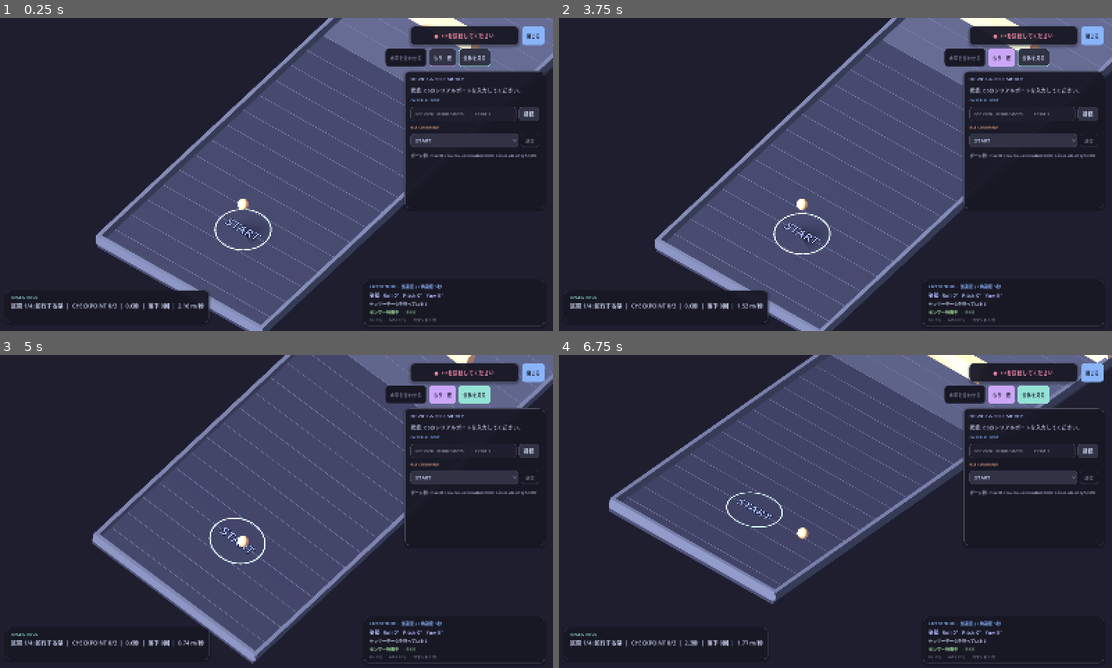
Above: before the commit, frames 1-4 (two rows, left to right).
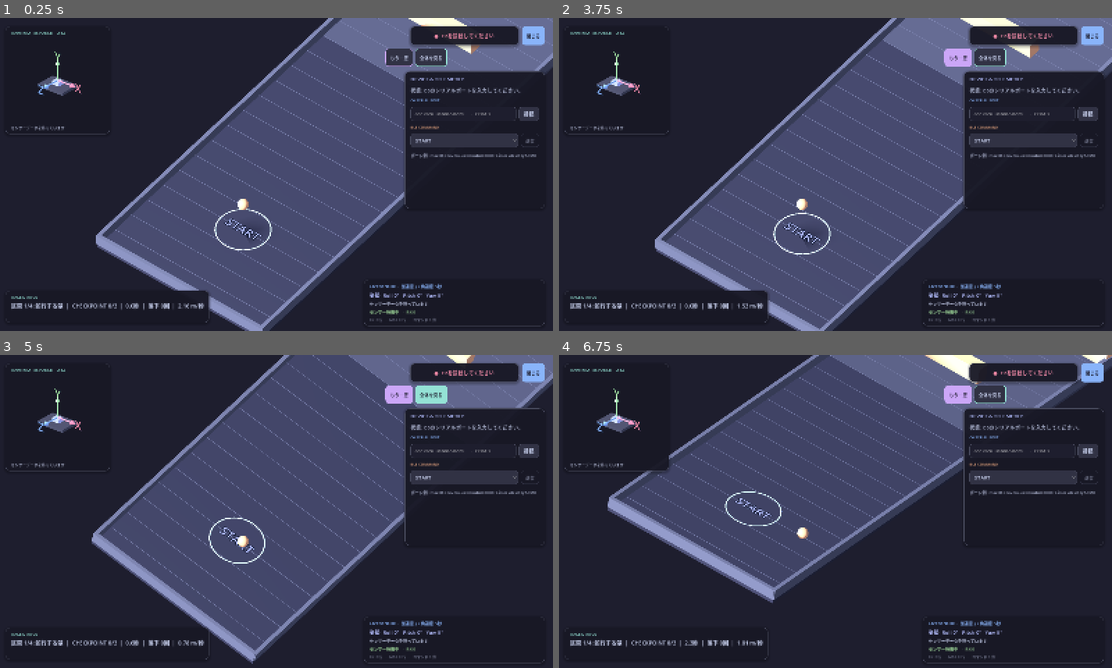
Above: after the commit, the same moments.

Repository: dreaminbb/kosen-fes-2026-gyro-sensor-demo
Game: Godot game, scene res://scenes/ble_monitor.tscn
Same seed, same stepped clock (60 frames per second), same inputs: the game is played once before the commit and once after it.
Inputs:
- Up to frame 1 (0.25 s): no input
- Up to frame 2 (3.75 s): click "START" at 0.5 s; click "START" at 1.25 s; click "閉じる" at 2 s; click "接続設定" at 2.75 s; click "もう一度" at 3.5 s
- Up to frame 3 (5 s): hold Right from 4.28 s (still down)
- Up to frame 4 (6.75 s): release Right at 5.03 s; hold Down 5.03-5.78 s; hold Right 5.78-6.53 s; hold Up from 6.53 s (still down)

The runs differ from the first frame. In frame 1, 1.3% of the frame differs, in the area x 1-89%, y 4-37%; in frame 2, 1.4%; in frame 3, 2.1%; in frame 4, 3.9%, in the area x 1-100%, y 0-93%.

Commit message:
速度チューニング

Diff:
--- a/高専祭玉転がし/scripts/ball_platform.gd
+++ b/高専祭玉転がし/scripts/ball_platform.gd
@@ -9,8 +9,8 @@
 const BALL_DROP_HEIGHT := 1.8
 const FALL_HEIGHT := -3.0
 const MAX_TILT_DEGREES := 18.0
-# 時定数約21 ms。50 Hz・係数16/秒だった台の追従遅れを短縮する。
-const ROTATION_SMOOTHING_RATE := 20.0
+# 時定数25 ms。100 Hzのセンサー入力に合わせて応答遅れを抑える。
+const ROTATION_SMOOTHING_RATE := 40.0
 const START_POSITION := Vector3(0.0, 0.0, 24.0)
 const GOAL_POSITION := Vector3(0.0, 0.0, -26.0)
 const CHECKPOINTS := [
--- a/高専祭玉転がし/scripts/ble_monitor.gd
+++ b/高専祭玉転がし/scripts/ble_monitor.gd
@@ -10,6 +10,7 @@
 const SERIAL_READ_CHUNK_BYTES := 8192
 const MAX_SERIAL_READ_BYTES_PER_POLL := 65536
 const SENSOR_STALE_USEC := 250000
+const SENSOR_ORIENTATION_SMOOTHING_RATE := 40.0
 const MOCHA_BASE := Color("#1e1e2e")
 const MOCHA_MANTLE := Color("#181825")
 const MOCHA_SURFACE_0 := Color("#313244")
@@ -41,11 +42,11 @@
 var last_sensor_timestamp := -1
 var integrated_yaw := 0.0
 var sensor_angular_velocity := Vector3.ZERO
-var neutral_roll := 0.0
-var neutral_pitch := 0.0
 var current_sensor_roll := 0.0
 var current_sensor_pitch := 0.0
-var tilt_calibrated := false
+var sensor_orientation_target := Quaternion.IDENTITY
+var sensor_orientation_model: Node3D
+var sensor_orientation_status_label: Label
 var sensor_pose_available := false
 var ball_status_elapsed := 0.0
 var latest_sensor_fields := PackedStringArray()
@@ -64,7 +65,6 @@
 var log_output: RichTextLabel
 var ball_game: BallPlatform
 var ball_status_label: Label
-var calibrate_button: Button
 var connection_panel: PanelContainer
 var connection_panel_button: Button
 var connection_status_label: Label
@@ -92,11 +92,18 @@
 	var focus := get_viewport().gui_get_focus_owner()
 	ball_game.keyboard_enabled = not sensor_fresh and not (focus is LineEdit)
 	ball_game.set_sensor_angular_velocity(sensor_angular_velocity if sensor_fresh else Vector3.ZERO)
+	if is_instance_valid(sensor_orientation_status_label):
+		sensor_orientation_status_label.text = "● RAW SENSOR" if sensor_fresh else "センサーデータを待っています"
 	if not sensor_fresh and focus is LineEdit:
 		ball_game.set_target_tilt(0.0, 0.0)
 
 
 func _process(delta: float) -> void:
+	if is_instance_valid(sensor_orientation_model):
+		var target_orientation := sensor_orientation_target if sensor_pose_available else Quaternion.IDENTITY
+		sensor_orientation_model.quaternion = sensor_orientation_model.quaternion.slerp(
+			target_orientation, 1.0 - exp(-SENSOR_ORIENTATION_SMOOTHING_RATE * delta)
+		)
 	ball_status_elapsed += delta
 	if ball_status_elapsed >= 0.1 and is_instance_valid(ball_game):
 		ball_status_elapsed = 0.0
@@ -127,6 +134,7 @@
 	overlay.set_anchors_and_offsets_preset(Control.PRESET_FULL_RECT)
 	overlay.mouse_filter = Control.MOUSE_FILTER_IGNORE
 	add_child(overlay)
+	_create_sensor_orientation_card(overlay)
 
 	var top_right := HBoxContainer.new()
 	top_right.add_theme_constant_override("separation", 10)
@@ -158,12 +166,6 @@
 	game_controls.position = Vector2(-482, 88)
 	game_controls.size = Vector2(458, 52)
 	overlay.add_child(game_controls)
-	calibrate_button = Button.new()
-	calibrate_button.text = "水平を合わせる"
-	calibrate_button.disabled = true
-	calibrate_button.pressed.connect(_calibrate_platform)
-	_style_game_button(calibrate_button, MOCHA_BLUE)
-	game_controls.add_child(calibrate_button)
 	var reset_ball_button := Button.new()
 	reset_ball_button.text = "もう一度"
 	reset_ball_button.pressed.connect(func() -> void: ball_game.reset_ball())
@@ -605,7 +607,7 @@
 		connection_status_label.text = "●  BLE再接続中"
 		connection_status_label.add_theme_color_override("font_color", MOCHA_YELLOW)
 		_set_status("MG24とのBLE切断。C6が再接続しています…")
-		_clear_platform_calibration()
+		_clear_sensor_state()
 	elif line.begins_with("ERROR,") or line.begins_with("WARNING,"):
 		_log("C6: " + line)
 
@@ -641,7 +643,7 @@
 		discarding_serial_line = false
 		last_sensor_timestamp = -1
 		integrated_yaw = 0.0
-		_clear_platform_calibration()
+		_clear_sensor_state()
 		_set_status("C6のシリアルポート未接続")
 		_toggle_connection_panel(true)
 		connection_panel_button.set_pressed_no_signal(true)
@@ -665,7 +667,7 @@
 		if response == "RESET":
 			last_sensor_timestamp = -1
 			integrated_yaw = 0.0
-			_clear_platform_calibration()
+			_clear_sensor_state()
 			ball_game.reset_ball()
 		_log("MG24からの応答: %s" % response)
 		messages_received += 1
@@ -703,7 +705,7 @@
 
 
 func _update_model_from_sensor(fields: PackedStringArray) -> void:
-	var sensor_time := fields[1].to_int()
+	var sensor_time_us := fields[1].to_int()
 	var accel_x := fields[2].to_float()
 	var accel_y := fields[3].to_float()
 	var accel_z := fields[4].to_float()
@@ -716,30 +718,30 @@
 
 	var roll := atan2(accel_y, accel_z)
 	var pitch := atan2(-accel_x, sqrt(accel_y * accel_y + accel_z * accel_z))
-	var elapsed_ms := 0
+	var elapsed_us := 0
 	if last_sensor_timestamp >= 0:
-		elapsed_ms = (sensor_time - last_sensor_timestamp + 4294967296) % 4294967296
+		elapsed_us = (sensor_time_us - last_sensor_timestamp + 4294967296) % 4294967296
 	else:
-		# 初回は送信側が報告した1周期（現在10 ms）だけ角速度を積分する。
-		elapsed_ms = sensor_time
-	if elapsed_ms > 0 and elapsed_ms <= 1000:
-		integrated_yaw += deg_to_rad(gyro_z) * float(elapsed_ms) / 1000.0
-		# 9/10/11 msの時刻丸めでHz表示がちらつかないよう、表示用の周期だけ平滑化する。
-		sensor_period_ms = float(elapsed_ms) if sensor_period_ms <= 0.0 else lerpf(sensor_period_ms, float(elapsed_ms), 0.05)
-	last_sensor_timestamp = sensor_time
+		# 初回は送信側が報告した1周期（現在2 ms）だけ角速度を積分する。
+		elapsed_us = sensor_time_us
+	if elapsed_us > 0 and elapsed_us <= 1000000:
+		integrated_yaw += deg_to_rad(gyro_z) * float(elapsed_us) / 1000000.0
+		var elapsed_ms := float(elapsed_us) / 1000.0
+		# 表示周期のちらつきだけ抑え、500 Hz付近の実受信周期を表示する。
+		sensor_period_ms = elapsed_ms if sensor_period_ms <= 0.0 else lerpf(sensor_period_ms, elapsed_ms, 0.05)
+	last_sensor_timestamp = sensor_time_us
 	last_sensor_receive_usec = Time.get_ticks_usec()
 
 	current_sensor_roll = roll
 	current_sensor_pitch = pitch
+	# 表示用モデルには水平校正をかける前の生Roll/Pitchとジャイロ積算Yawを使う。
+	sensor_orientation_target = Basis.from_euler(
+		Vector3(pitch, integrated_yaw, roll)
+	).get_rotation_quaternion()
 	sensor_angular_velocity = Vector3(deg_to_rad(gyro_x), deg_to_rad(gyro_y), deg_to_rad(gyro_z))
 	sensor_pose_available = true
-	calibrate_button.disabled = false
-	if not tilt_calibrated:
-		_calibrate_platform()
-	# 現在の取り付け姿勢を水平の基準にし、境界±PIをまたぐ傾きも連続に扱う。
-	ball_game.set_target_tilt(
-		wrapf(pitch - neutral_pitch, -PI, PI), wrapf(roll - neutral_roll, -PI, PI)
-	)
+	# 水平校正なしで、センサーが示す現在のPitch/Rollをそのまま台へ反映する。
+	ball_game.set_target_tilt(pitch, roll)
 
 
 func _refresh_sensor_labels() -> void:
@@ -755,27 +757,157 @@
 	]
 
 
-func _calibrate_platform() -> void:
-	if not sensor_pose_available:
-		return
-	neutral_roll = current_sensor_roll
-	neutral_pitch = current_sensor_pitch
-	tilt_calibrated = true
-	ball_game.set_target_tilt(0.0, 0.0)
-
-
-func _clear_platform_calibration() -> void:
-	tilt_calibrated = false
+func _clear_sensor_state() -> void:
 	sensor_pose_available = false
+	sensor_orientation_target = Quaternion.IDENTITY
 	sensor_angular_velocity = Vector3.ZERO
 	last_sensor_receive_usec = 0
 	sensor_period_ms = 0.0
 	latest_sensor_fields.clear()
 	telemetry_label.text = "センサーデータ: 未受信"
 	attitude_label.text = "姿勢: 次のセンサーデータを待っています"
-	calibrate_button.disabled = true
 	if is_instance_valid(ball_game):
 		ball_game.set_target_tilt(0.0, 0.0)
+
+
+func _create_sensor_orientation_card(overlay: Control) -> void:
+	var card := _make_game_panel("SensorOrientation")
+	_set_panel_rect(card, 0.0, 0.0, 0.0, 0.0, Vector4(24, 24, 324, 334))
+	card.custom_minimum_size = Vector2(300, 310)
+	card.mouse_filter = Control.MOUSE_FILTER_IGNORE
+	overlay.add_child(card)
+
+	var layout := VBoxContainer.new()
+	layout.add_theme_constant_override("separation", 5)
+	card.add_child(layout)
+	var heading := Label.new()
+	heading.text = "RAW IMU RESPONSE  ·  XYZ"
+	heading.add_theme_color_override("font_color", MOCHA_TEAL)
+	heading.add_theme_font_size_override("font_size", 12)
+	layout.add_child(heading)
+
+	var view_container := SubViewportContainer.new()
+	view_container.custom_minimum_size = Vector2(268, 220)
+	view_container.size_flags_horizontal = Control.SIZE_EXPAND_FILL
+	view_container.size_flags_vertical = Control.SIZE_EXPAND_FILL
+	view_container.stretch = true
+	view_container.mouse_filter = Control.MOUSE_FILTER_IGNORE
+	layout.add_child(view_container)
+	var viewport := SubViewport.new()
+	viewport.size = Vector2i(268, 220)
+	viewport.own_world_3d = true
+	viewport.disable_3d = false
+	viewport.transparent_bg = true
+	viewport.render_target_update_mode = SubViewport.UPDATE_ALWAYS
+	view_container.add_child(viewport)
+	_create_sensor_orientation_preview(viewport)
+
+	sensor_orientation_status_label = Label.new()
+	sensor_orientation_status_label.text = "センサーデータを待っています"
+	sensor_orientation_status_label.add_theme_color_override("font_color", MOCHA_SUBTEXT)
+	sensor_orientation_status_label.add_theme_font_size_override("font_size", 11)
+	layout.add_child(sensor_orientation_status_label)
+
+
+func _create_sensor_orientation_preview(viewport: SubViewport) -> void:
+	var world := Node3D.new()
+	viewport.add_child(world)
+
+	var environment_node := WorldEnvironment.new()
+	var environment := Environment.new()
+	environment.background_mode = Environment.BG_COLOR
+	environment.background_color = Color(MOCHA_MANTLE, 0.0)
+	environment.ambient_light_source = Environment.AMBIENT_SOURCE_COLOR
+	environment.ambient_light_color = MOCHA_TEXT
+	environment.ambient_light_energy = 0.8
+	environment_node.environment = environment
+	world.add_child(environment_node)
+
+	var camera := Camera3D.new()
+	camera.position = Vector3(2.8, 2.4, 3.4)
+	camera.projection = Camera3D.PROJECTION_ORTHOGONAL
+	camera.size = 2.45
+	camera.keep_aspect = Camera3D.KEEP_HEIGHT
+	world.add_child(camera)
+	camera.look_at(Vector3(0.0, 0.12, 0.0), Vector3.UP)
+	camera.current = true
+
+	var light := DirectionalLight3D.new()
+	light.rotation_degrees = Vector3(-38.0, -28.0, 0.0)
+	light.light_energy = 1.4
+	world.add_child(light)
+
+	sensor_orientation_model = Node3D.new()
+	sensor_orientation_model.name = "RawSensorOrientation"
+	world.add_child(sensor_orientation_model)
+
+	var board := MeshInstance3D.new()
+	var board_mesh := BoxMesh.new()
+	board_mesh.size = Vector3(0.92, 0.09, 0.68)
+	board.mesh = board_mesh
+	board.position = Vector3(0.0, -0.055, 0.0)
+	board.material_override = _make_orientation_material(MOCHA_SURFACE_1)
+	sensor_orientation_model.add_child(board)
+
+	var sensor_chip := MeshInstance3D.new()
+	var chip_mesh := BoxMesh.new()
+	chip_mesh.size = Vector3(0.24, 0.12, 0.2)
+	sensor_chip.mesh = chip_mesh
+	sensor_chip.position = Vector3(0.0, 0.05, 0.0)
+	sensor_chip.material_override = _make_orientation_material(MOCHA_LAVENDER)
+	sensor_orientation_model.add_child(sensor_chip)
+
+	_add_sensor_axis(sensor_orientation_model, Vector3.RIGHT, "X", MOCHA_RED)
+	_add_sensor_axis(sensor_orientation_model, Vector3.UP, "Y", MOCHA_GREEN)
+	_add_sensor_axis(sensor_orientation_model, Vector3.BACK, "Z", MOCHA_BLUE)
+
+
+func _add_sensor_axis(parent: Node3D, axis: Vector3, axis_name: String, color: Color) -> void:
+	var axis_origin := Vector3(0.0, 0.12, 0.0)
+	var axis_rotation := Quaternion(Vector3.UP, axis)
+	var axis_material := _make_orientation_material(color)
+
+	var shaft := MeshInstance3D.new()
+	var shaft_mesh := CylinderMesh.new()
+	shaft_mesh.top_radius = 0.022
+	shaft_mesh.bottom_radius = 0.022
+	shaft_mesh.height = 0.48
+	shaft.mesh = shaft_mesh
+	shaft.position = axis_origin + axis * 0.28
+	shaft.quaternion = axis_rotation
+	shaft.material_override = axis_material
+	parent.add_child(shaft)
+
+	var arrow_head := MeshInstance3D.new()
+	var arrow_mesh := CylinderMesh.new()
+	arrow_mesh.top_radius = 0.0
+	arrow_mesh.bottom_radius = 0.075
+	arrow_mesh.height = 0.16
+	arrow_head.mesh = arrow_mesh
+	arrow_head.position = axis_origin + axis * 0.59
+	arrow_head.quaternion = axis_rotation
+	arrow_head.material_override = axis_material
+	parent.add_child(arrow_head)
+
+	var axis_label := Label3D.new()
+	axis_label.text = axis_name
+	axis_label.position = axis_origin + axis * 0.76
+	axis_label.font_size = 32
+	axis_label.pixel_size = 0.012
+	axis_label.modulate = color
+	axis_label.outline_modulate = Color("0f172a")
+	axis_label.outline_size = 5
+	parent.add_child(axis_label)
+
+
+func _make_orientation_material(color: Color) -> StandardMaterial3D:
+	var material := StandardMaterial3D.new()
+	material.albedo_color = color
+	material.emission_enabled = true
+	material.emission = color
+	material.emission_energy_multiplier = 0.25
+	material.roughness = 0.38
+	return material
 
 
 func _create_3d_preview(viewport: SubViewport) -> void:
Not shown, changed: document/通信方式.md
Not shown, changed: kosen-fes-2026.ino
